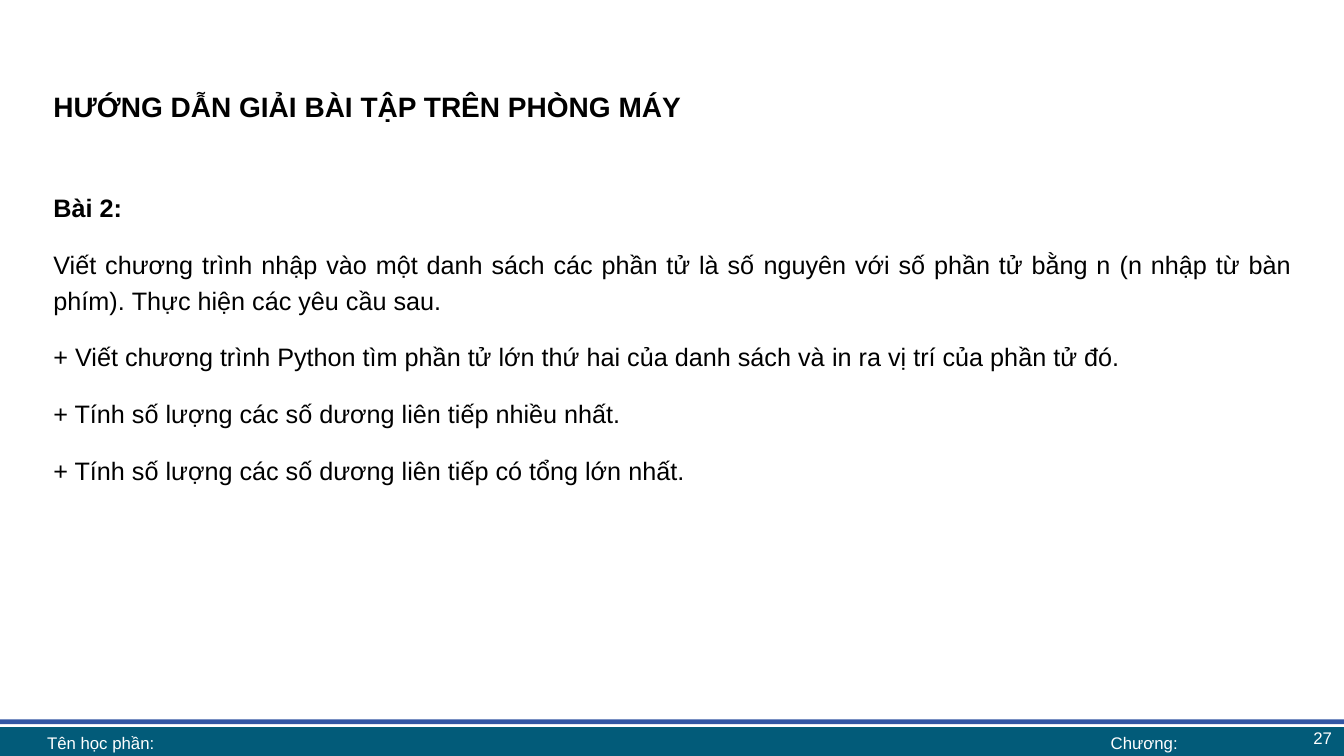
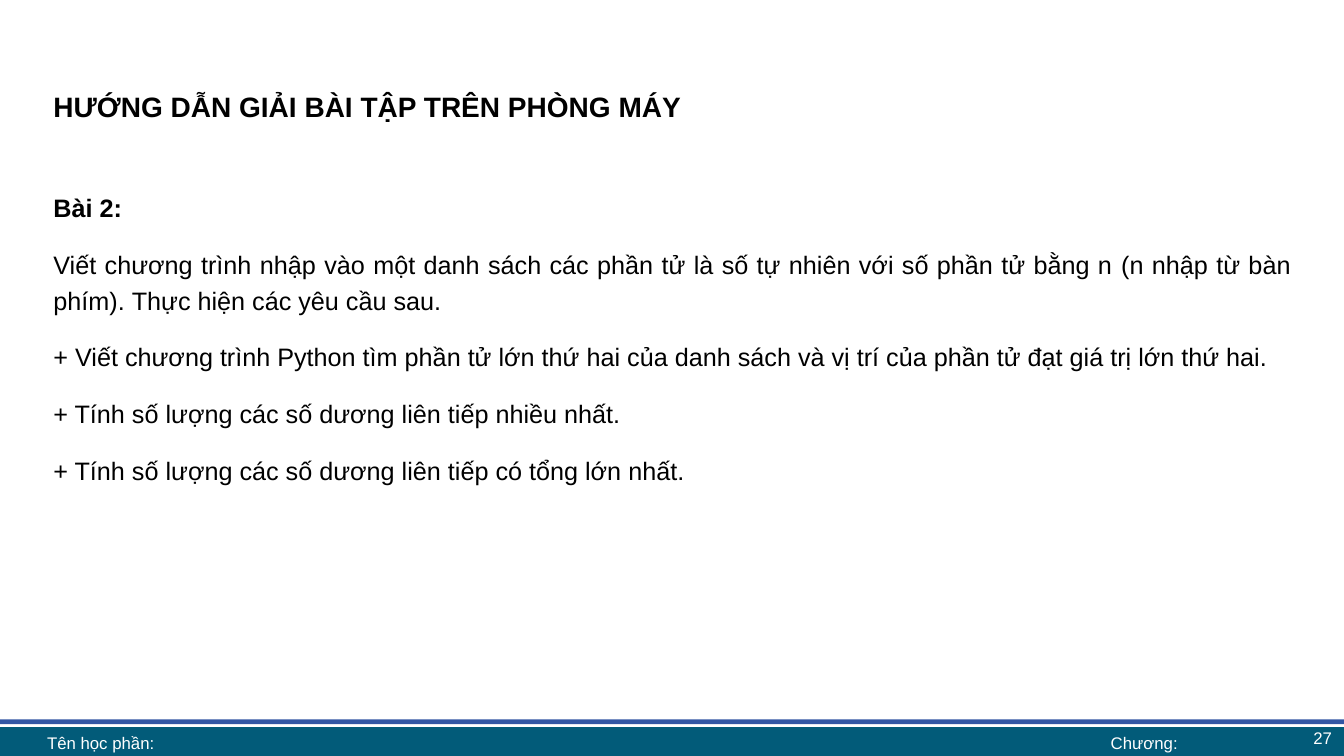
Before and after one commit to lhaaaaa/17A2-Ca-sang, a slide deck: slide 27 of Lab 6 + 7/Lab 6 bài giảng.pptx. Drawn at 1344x756 pixels with LibreOffice and Linux fonts; fonts in the diff are those of the drawing; background and template pictures are left out. Boxes give left, top, right and bottom in pixels: in the first picture for what was removed or moved away, otherwise in the second. Text is boxed around its words. In the diff, an @@ line names an element or a change of style, - is before the commit and + after.

```diff
--- a/Lab 6 + 7/Lab 6 bài giảng.pptx
+++ b/Lab 6 + 7/Lab 6 bài giảng.pptx
@@ text at (53,253,1290,372): text changed @@
-Viết chương trình nhập vào một danh sách các phần tử là số nguyên với số phần tử bằng n (n nhập từ bàn phím). Thực hiện các yêu cầu sau.
-+ Viết chương trình Python tìm phần tử lớn thứ hai của danh sách và in ra vị trí của phần tử đó.
+Viết chương trình nhập vào một danh sách các phần tử là số tự nhiên với số phần tử bằng n (n nhập từ bàn phím). Thực hiện các yêu cầu sau.
++ Viết chương trình Python tìm phần tử lớn thứ hai của danh sách và vị trí của phần tử đạt giá trị lớn thứ hai.
```
Also in this commit, not shown: 9 other slides changed, 1 other file.
